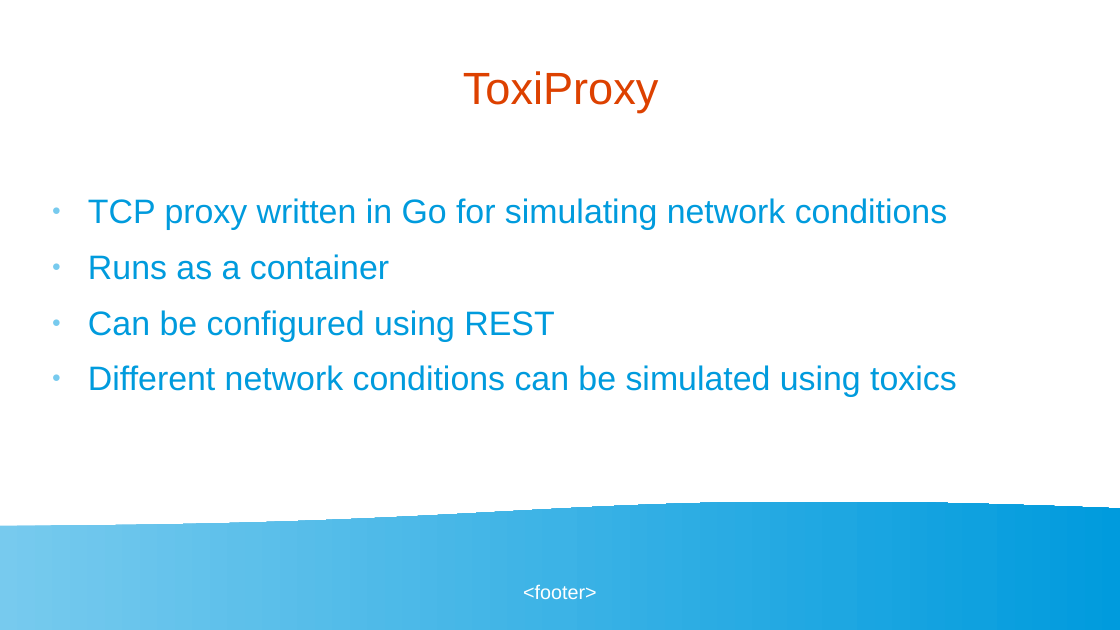
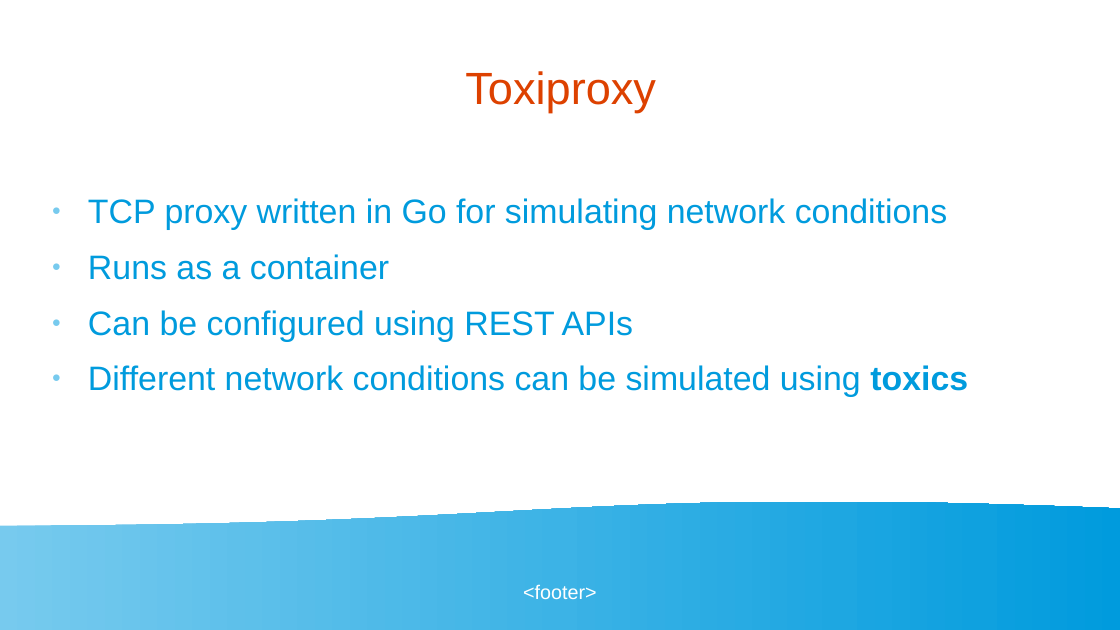
Before and after one commit to golangbot/gophercon-uk-2025-talk, a slide deck: slide 13 of Presentation.odp. Drawn at 1120x630 pixels with LibreOffice and Linux fonts; fonts in the diff are those of the drawing. Boxes give left, top, right and bottom in pixels: in the first picture for what was removed or moved away, otherwise in the second. Text is boxed around its words. In the diff, an @@ line names an element or a change of style, - is before the commit and + after.

```diff
--- a/Presentation.odp
+++ b/Presentation.odp
@@ title at (x1=465, y1=71, x2=656, y2=113): text changed @@
-ToxiProxy
+Toxiproxy
@@ text at (x1=88, y1=310, x2=633, y2=342): text changed @@
-● Can be configured using REST
+● Can be configured using REST APIs
@@ text at (x1=88, y1=365, x2=968, y2=391): bold on in "toxics" @@
```
Also in this commit, not shown: 19 other slides changed, 3 other files.
